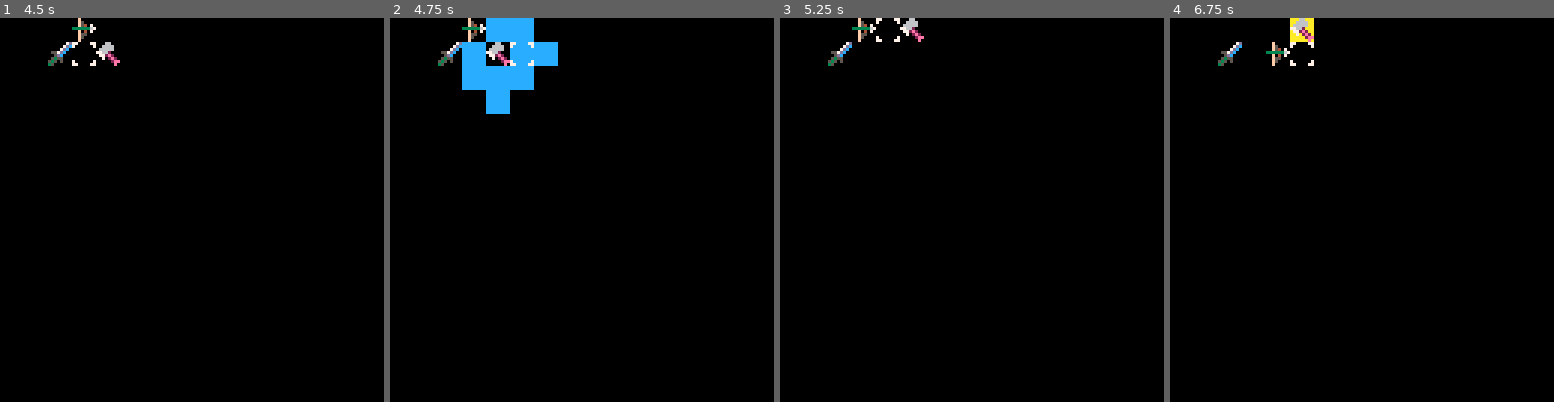
Above: before the commit, frames 1-4 (left to right).
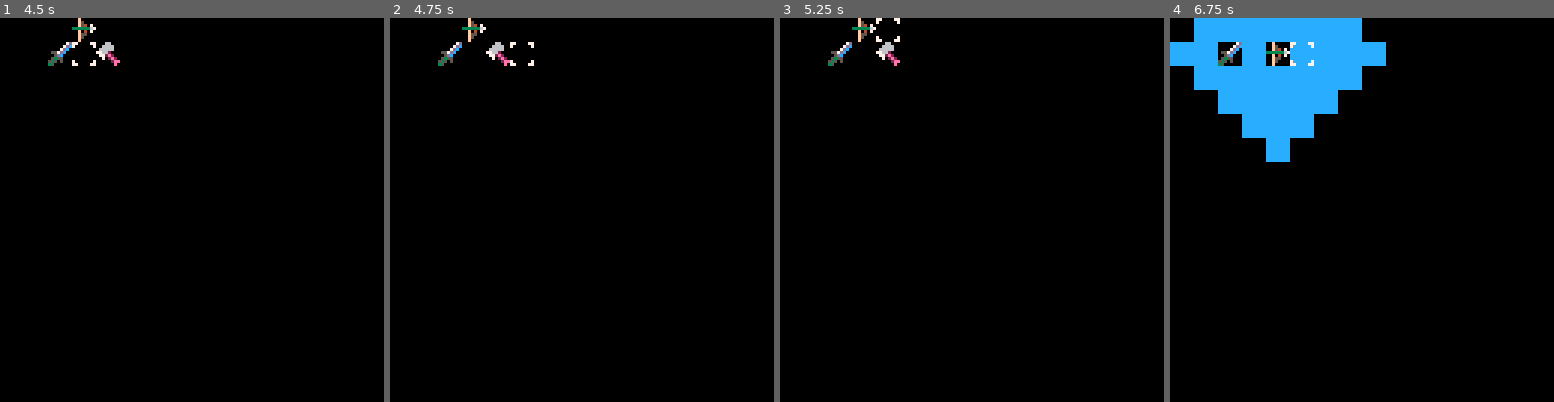
Above: after the commit, the same moments.

Repository: cstephen/PICO-8-Tactics
Game: PICO-8 cartridge tactics.p8
The game is run twice, just before and just after one commit, with the same random seed, the same clock (stepped at 60 frames per second) and the same inputs.
Inputs:
- Up to frame 1 (4.5 s): tap O (Z key) at 0.7, 1.7, 2.1, 2.5, 2.9, 3.3, 3.7, 4.1 s; hold Right 1.6-2.1 s; hold Up 2.15-2.42 s; hold Right 2.47-3.03 s; hold Left 3.08-3.58 s; hold Down 3.63-3.97 s; hold Right from 4.02 s (still down)
- Up to frame 2 (4.75 s): tap O (Z key) at 4.5 s; release Right at 4.68 s; hold Up from 4.73 s (still down)
- Up to frame 3 (5.25 s): tap O (Z key) at 4.9 s; release Up at 5.03 s; hold Left from 5.08 s (still down)
- Up to frame 4 (6.75 s): tap O (Z key) every 0.4 s from 5.3 to 6.5 s; release Left at 5.68 s; hold Down 5.73-6.03 s; hold Right 6.08-6.58 s; hold Right from 6.63 s (still down)

Frame 1 is identical in both runs. In frame 2, 3.4% of the frame differs, in the area x 18-44%, y 0-25%; in frame 3, 0.4%; in frame 4, 12%, in the area x 0-57%, y 0-38%.

Commit message:
Allow player to move only "good" units.

Diff:
--- a/tactics.p8
+++ b/tactics.p8
@@ -121,7 +121,7 @@
   if btnp(4) then
     if moving == false
     and attacking == false
-    and fg[select.x][select.y].sprite != 0 then
+    and typemask[select.x][select.y] == "good" then
       movespaces();
     elseif moving == true
     and attacking == false
